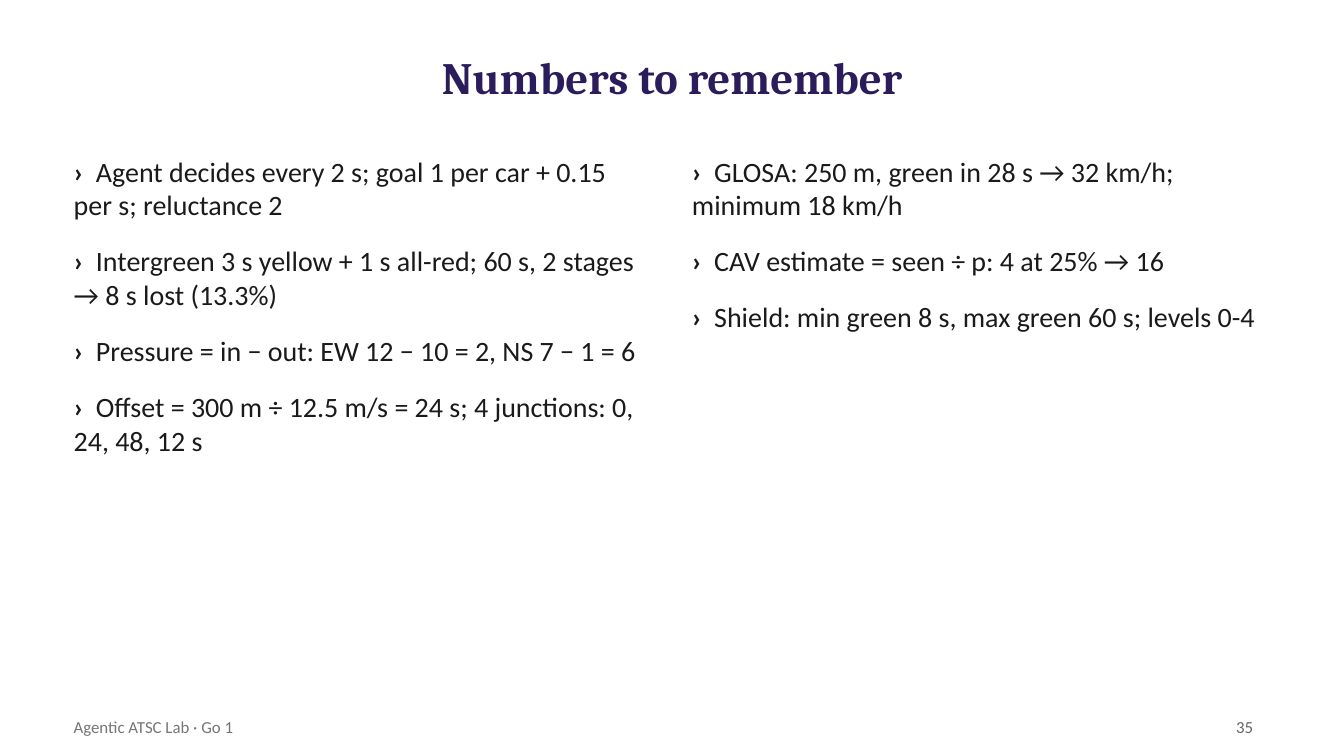
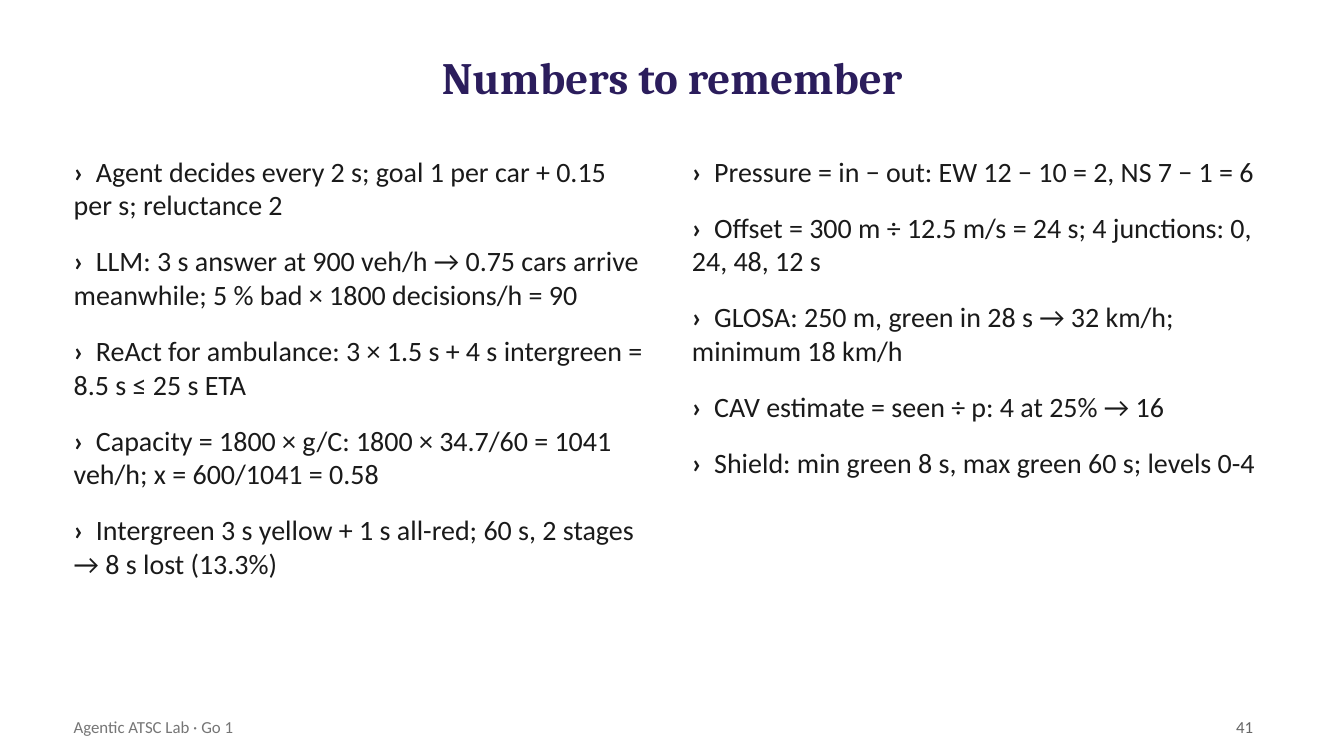
Before and after one commit to smrahmanbd/agentic-atsc-lab, a slide deck: slide 41 of docs/materials/AATSC_Go1_Lecture.pptx (slide 35 before the commit). Drawn at 1344x756 pixels with LibreOffice and Linux fonts; fonts in the diff are those of the drawing. Boxes give left, top, right and bottom in pixels: in the first picture for what was removed or moved away, otherwise in the second. Text is boxed around its words. In the diff, an @@ line names an element or a change of style, - is before the commit and + after.

```diff
--- a/docs/materials/AATSC_Go1_Lecture.pptx
+++ b/docs/materials/AATSC_Go1_Lecture.pptx
@@ text at bbox=[692, 162, 1253, 275]: paragraphs added @@
+› Pressure = in − out: EW 12 − 10 = 2, NS 7 − 1 = 6
+› Offset = 300 m ÷ 12.5 m/s = 24 s; 4 junctions: 0, 24, 48, 12 s
@@ text at bbox=[74, 251, 639, 488]: paragraphs added @@
+› LLM: 3 s answer at 900 veh/h → 0.75 cars arrive meanwhile; 5 % bad × 1800 decisions/h = 90
+› ReAct for ambulance: 3 × 1.5 s + 4 s intergreen = 8.5 s ≤ 25 s ETA
+› Capacity = 1800 × g/C: 1800 × 34.7/60 = 1041 veh/h; x = 600/1041 = 0.58
@@ text at bbox=[74, 341, 635, 455]: paragraphs removed @@
-› Pressure = in − out: EW 12 − 10 = 2, NS 7 − 1 = 6
-› Offset = 300 m ÷ 12.5 m/s = 24 s; 4 junctions: 0, 24, 48, 12 s
@@ page number at bbox=[1236, 722, 1253, 733]: text changed @@
-35
+41
```
Also in this commit, not shown: 26 other slides changed, 6 slides added, 2 other files.
